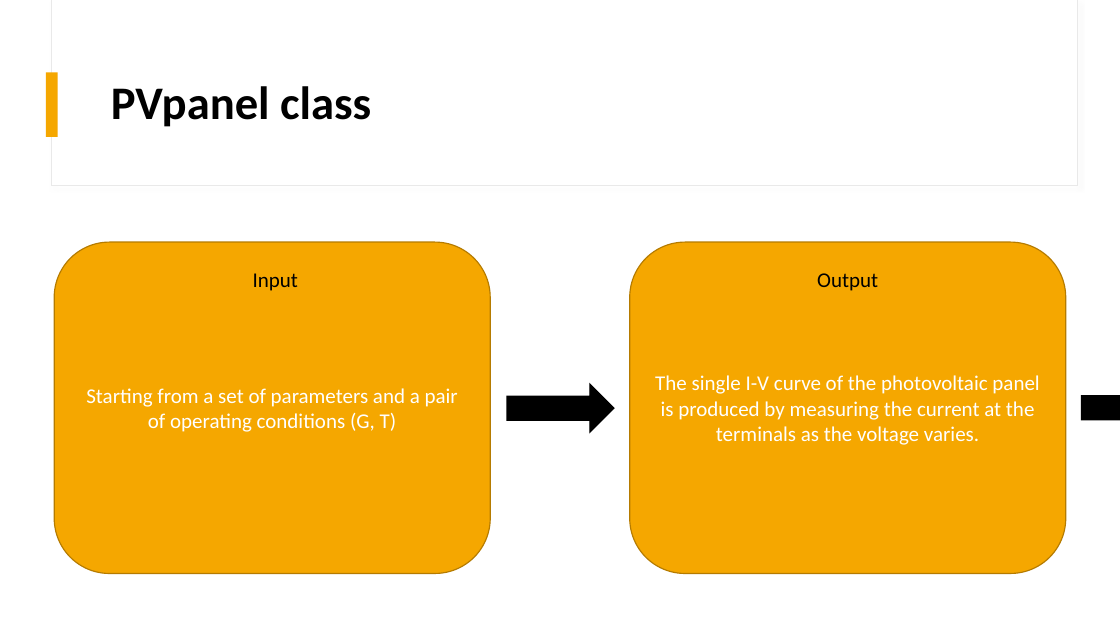
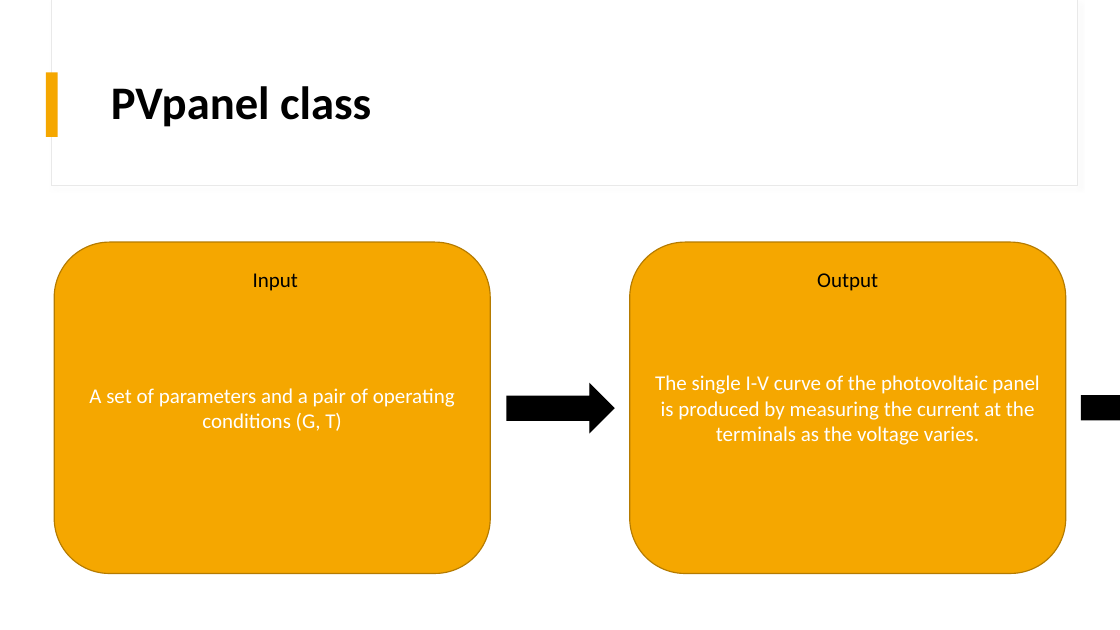
Before and after one commit to mdg217/RenewableEnergyProject, a slide deck: slide 5 of ProgettoRESM.pptx. Drawn at 1120x630 pixels with LibreOffice and Linux fonts; fonts in the diff are those of the drawing. Boxes give left, top, right and bottom in pixels: in the first picture for what was removed or moved away, otherwise in the second. Text is boxed around its words. In the diff, an @@ line names an element or a change of style, - is before the commit and + after.

```diff
--- a/ProgettoRESM.pptx
+++ b/ProgettoRESM.pptx
@@ text in rounded rectangle at (x1=89, y1=388, x2=455, y2=431): text changed @@
-Starting from a set of parameters and a pair of operating conditions (G, T)
+A set of parameters and a pair of operating conditions (G, T)
```
Also in this commit, not shown: 5 other slides changed, 2 slides added, 2 other files.
